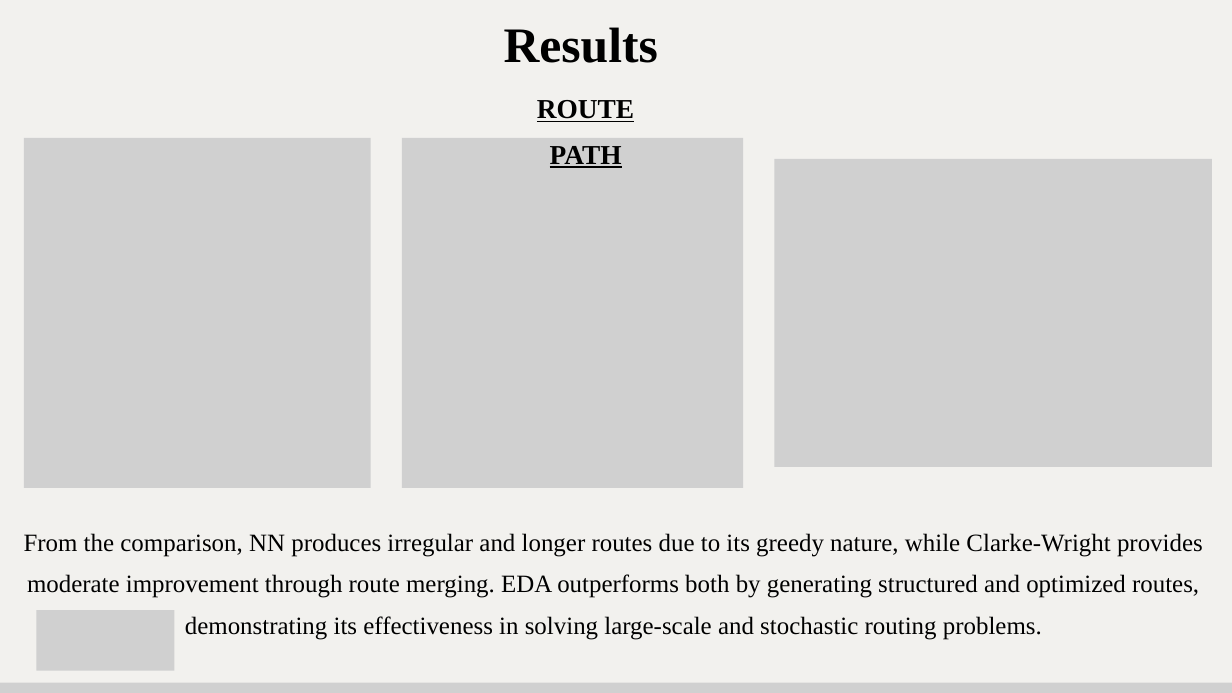
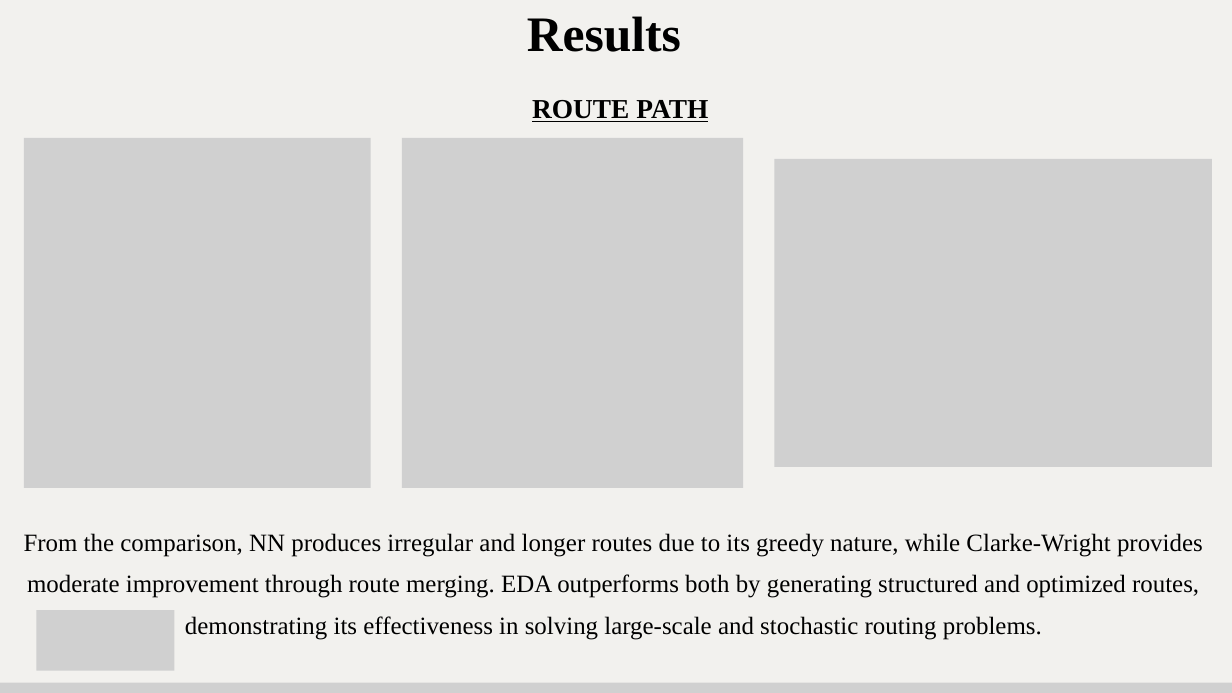
Before and after one commit to maitriparekhcs2848/s2_g3_its, a slide deck: slide 11 of MileStone 5/S2_G3_ITS_M5.pptx. Drawn at 1232x693 pixels with LibreOffice and Linux fonts; fonts in the diff are those of the drawing; grey boxes stand for pictures. Boxes give left, top, right and bottom in pixels: in the first picture for what was removed or moved away, otherwise in the second. Text is boxed around its words. In the diff, an @@ line names an element or a change of style, - is before the commit and + after.

```diff
--- a/MileStone 5/S2_G3_ITS_M5.pptx
+++ b/MileStone 5/S2_G3_ITS_M5.pptx
@@ text "Results": place and size @@
-text "Results" at [504,27,658,63]
+text "Results" at [527,16,681,52]
@@ text "ROUTE PATH" rewrapped from [537,100,634,168] to [532,100,708,122] @@
```
Also in this commit, not shown: 13 other slides changed.
